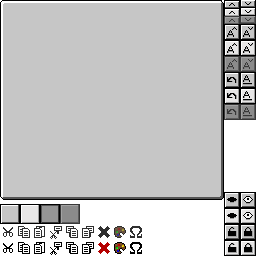
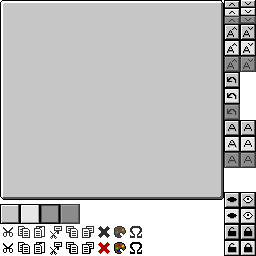
Before/after of a 256x256 layered artwork. What changed in the layer stack:
painted on "Pos & Size buttons" over left=224, top=72, right=256, bottom=152
painted on "Disabled Buttons" over left=224, top=104, right=256, bottom=168
